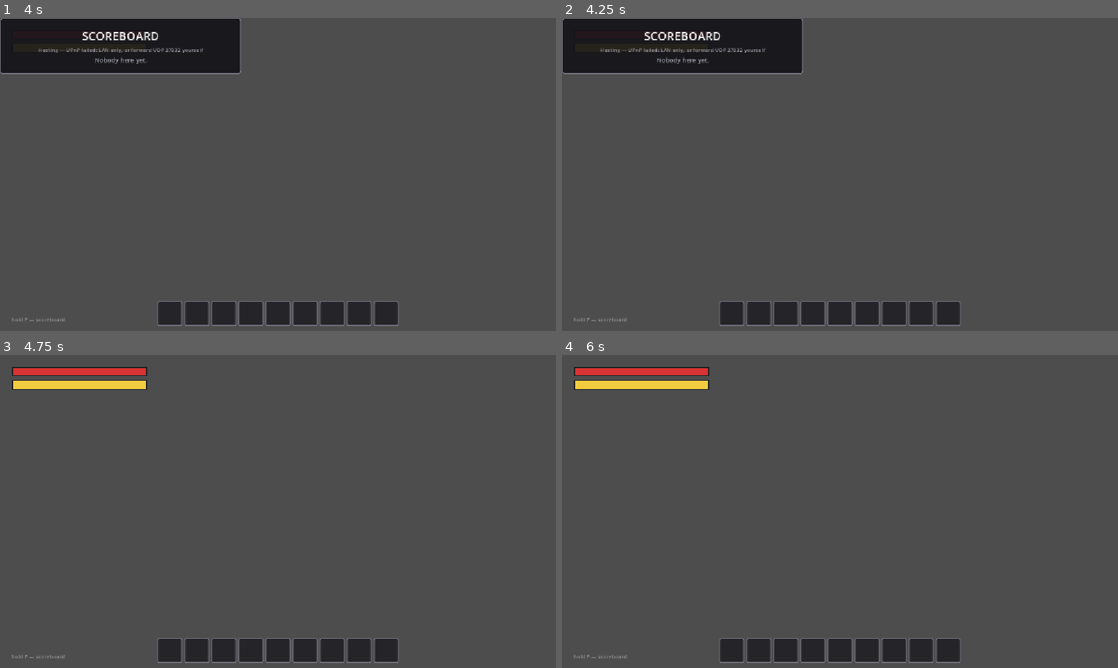
Above: before the commit, frames 1-4 (two rows, left to right).
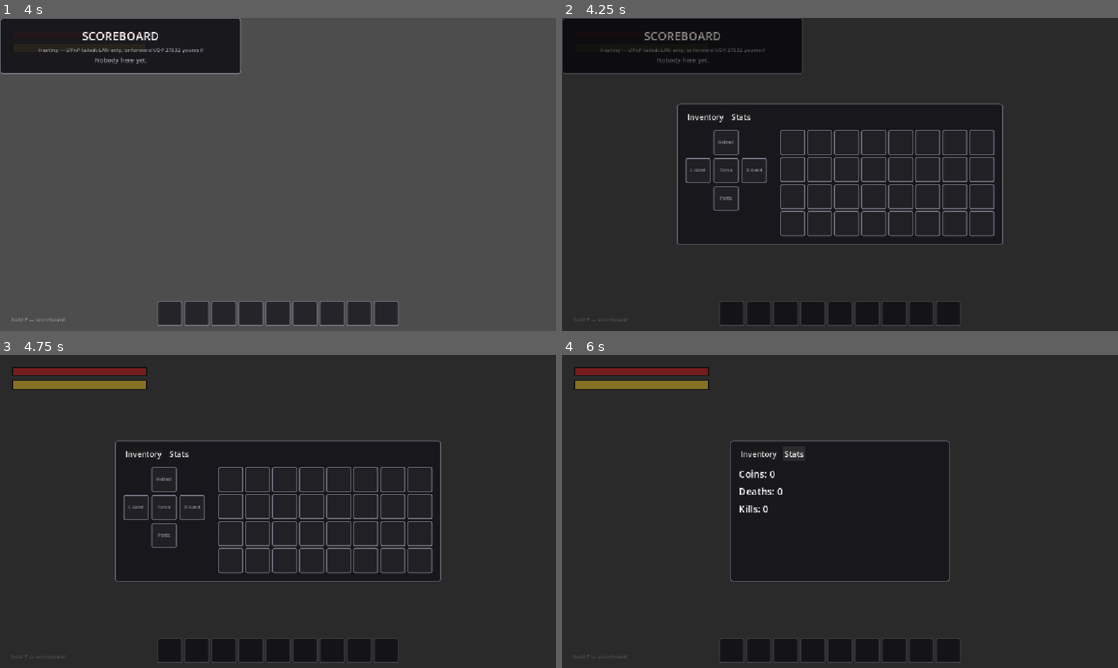
Above: after the commit, the same moments.

Repository: therealssorw/astria
Game: Godot game, scene res://scenes/world.tscn
Same seed, same stepped clock (60 frames per second), same inputs: the game is played once before the commit and once after it. This scene is started directly instead of the project's main scene. A sky picture missing from this copy of the repository is replaced by a grey-blue gradient. Sound files missing from this copy of the repository are replaced by a short silence.
Inputs (mouse positions are in pixels of both pictures, inside the frame that each line leads up to):
- Up to frame 1 (4 s): tap Enter (ui_accept) every 0.75 s from 0.5 to 3.5 s; move the mouse to (400, 158) at 0.52 s; hold D (move_right) 0.53-1.25 s; click (400, 158) at 0.6 s; tap Space (jump) at 0.77, 3.77 s; drag from (166, 190) to (250, 237) at 1.27 s; move the mouse to (333, 105) at 2.02 s; hold D (move_right) 2.03-2.75 s; hold E (interact) 2.03-2.75 s; click (333, 105) at 2.17 s; drag from (250, 237) to (111, 127) at 2.77 s; move the mouse to (444, 221) at 3.52 s; hold A (move_left) from 3.53 s (still down); hold P (scoreboard) from 3.53 s (still down); click (444, 221) at 3.67 s
- Up to frame 2 (4.25 s): keep holding A (move_left); keep holding P (scoreboard); tap Tab (inventory, bound only after the commit) at 4.15 s
- Up to frame 3 (4.75 s): release A (move_left) at 4.25 s; release P (scoreboard) at 4.25 s; drag from (111, 464) to (194, 433) at 4.27 s
- Up to frame 4 (6 s): click (706, 455) at 5 s, where only the run after the commit has a clickable "Inventory"; click (739, 455) at 5.75 s, where only the run after the commit has a clickable "Stats"

Frame 1 is identical in both runs. In frame 2, 89% of the frame differs, in the area x 0-100%, y 0-100%; in frame 3, 96%; in frame 4, 97%.
Error in both runs: Out of bounds get index '1' (on base: 'Dictionary') (res://scripts/core/network_manager.gd:205)

Commit message:
Move the inventory to Tab
Tab was one of three lock_on bindings, so it is removed there to avoid a
double-fire; lock-on keeps middle-mouse and pad R3.

Co-Authored-By: Claude Opus 5 <noreply@anthropic.com>

Diff:
--- a/project.godot
+++ b/project.godot
@@ -83,14 +83,13 @@
 }
 lock_on={
 "deadzone": 0.2,
-"events": [Object(InputEventKey,"resource_local_to_scene":false,"resource_name":"","device":-1,"window_id":0,"alt_pressed":false,"shift_pressed":false,"ctrl_pressed":false,"meta_pressed":false,"pressed":false,"keycode":0,"physical_keycode":4194306,"key_label":0,"unicode":0,"location":0,"echo":false,"script":null)
-, Object(InputEventMouseButton,"resource_local_to_scene":false,"resource_name":"","device":-1,"window_id":0,"alt_pressed":false,"shift_pressed":false,"ctrl_pressed":false,"meta_pressed":false,"button_mask":0,"position":Vector2(0, 0),"global_position":Vector2(0, 0),"factor":1.0,"button_index":3,"canceled":false,"pressed":true,"double_click":false,"script":null)
+"events": [Object(InputEventMouseButton,"resource_local_to_scene":false,"resource_name":"","device":-1,"window_id":0,"alt_pressed":false,"shift_pressed":false,"ctrl_pressed":false,"meta_pressed":false,"button_mask":0,"position":Vector2(0, 0),"global_position":Vector2(0, 0),"factor":1.0,"button_index":3,"canceled":false,"pressed":true,"double_click":false,"script":null)
 , Object(InputEventJoypadButton,"resource_local_to_scene":false,"resource_name":"","device":-1,"button_index":8,"pressure":0.0,"pressed":true,"script":null)
 ]
 }
 inventory={
 "deadzone": 0.2,
-"events": [Object(InputEventKey,"resource_local_to_scene":fa …(140 unchanged characters)… d":false,"keycode":0,"physical_keycode":73,"key_label":0,"unicode":0,"location":0,"echo":false,"script":null)
+"events": [Object(InputEventKey,"resource_local_to_scene":fa …(140 unchanged characters)… d":false,"keycode":0,"physical_keycode":4194306,"key_label":0,"unicode":0,"location":0,"echo":false,"script":null)
 ]
 }
 interact={
--- a/scripts/ui/inventory_ui.gd
+++ b/scripts/ui/inventory_ui.gd
@@ -1,5 +1,5 @@
 extends CanvasLayer
-## Inventory screen (toggled with I) + always-on hotbar.
+## Inventory screen (toggled with Tab) + always-on hotbar.
 ## Tabs: Inventory (equipment slots + 32-slot item grid) and Stats
 ## (coins / deaths / kills, from the GameStats autoload).
 
Not shown, changed: CLAUDE.md
